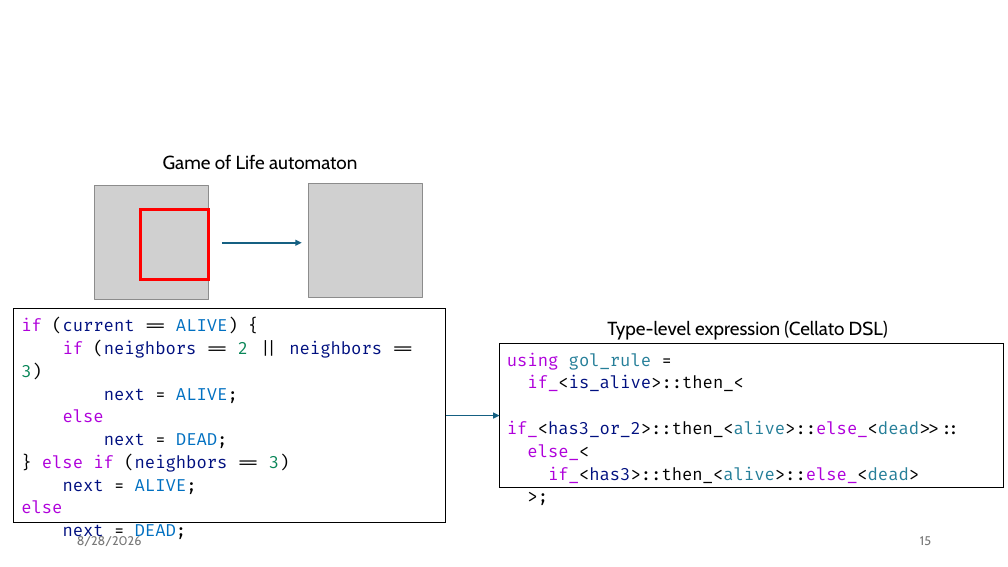
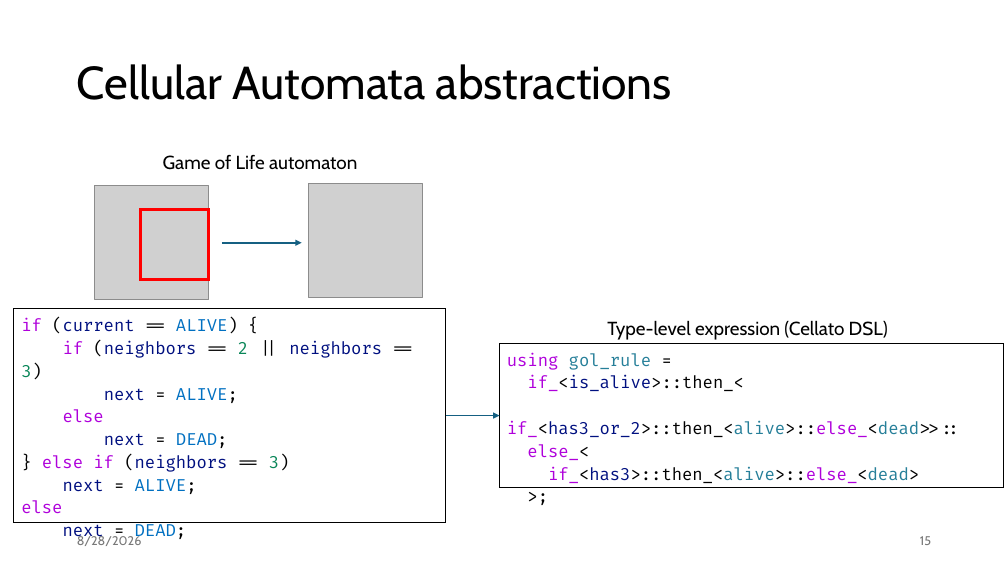
Before and after one commit to jiriklepl/phd-thesis, a slide deck: slide 15 of slides/Optimizing Memory Layouts and Traversal Orders in High-Performance Computing.pptx. Drawn at 1008x567 pixels with LibreOffice and Linux fonts; fonts in the diff are those of the drawing; grey boxes stand for pictures. Boxes give left, top, right and bottom in pixels: in the first picture for what was removed or moved away, otherwise in the second. Text is boxed around its words. In the diff, an @@ line names an element or a change of style, - is before the commit and + after.

Commit message:
ver 2

```diff
--- a/slides/Optimizing Memory Layouts and Traversal Orders in High-Performance Computing.pptx
+++ b/slides/Optimizing Memory Layouts and Traversal Orders in High-Performance Computing.pptx
@@ title added at (77,64,672,100), 44 pt, text #000000 @@
+Cellular Automata abstractions
```
Also in this commit, not shown: 1 other slide changed, 1 slide added.
